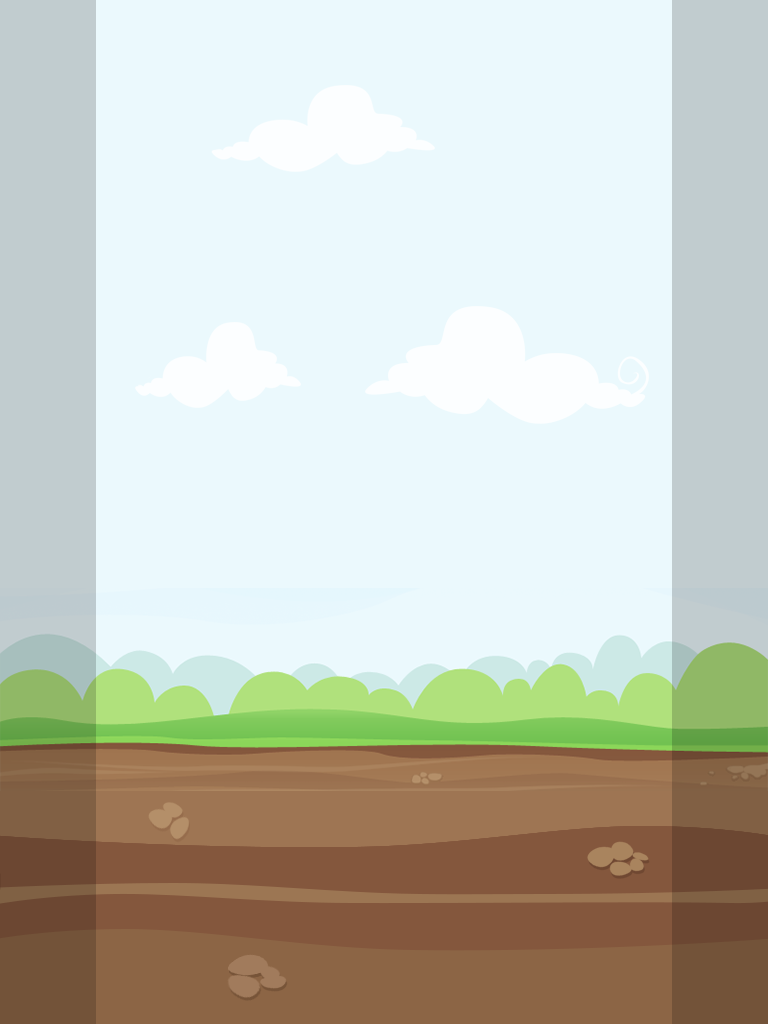
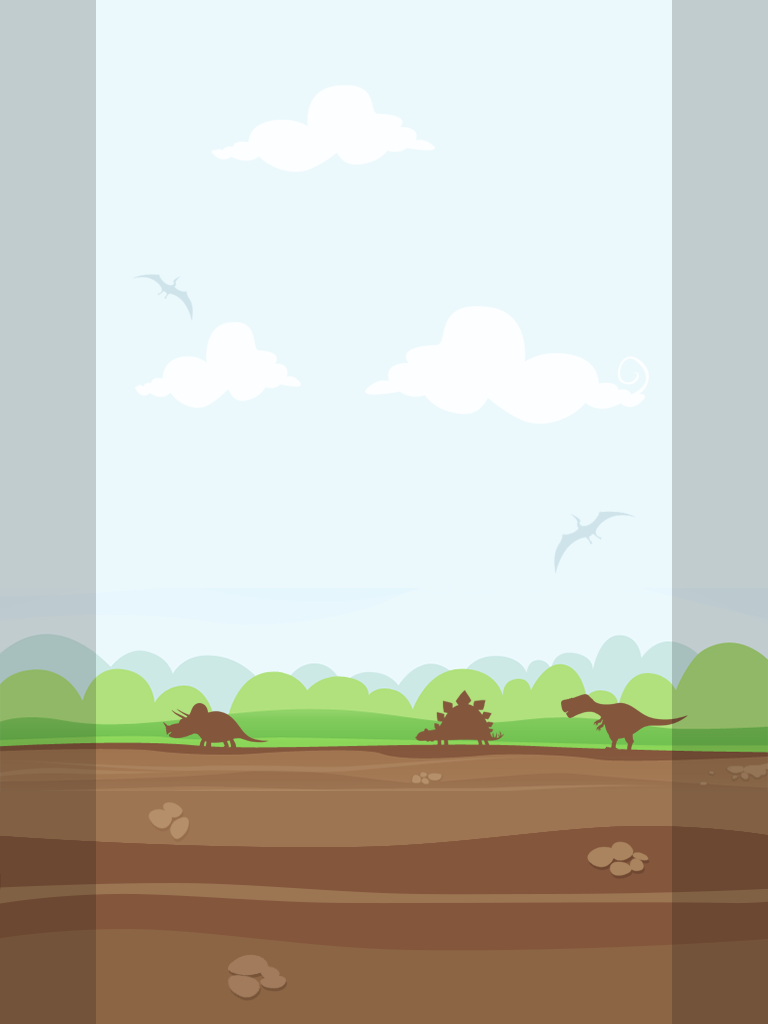
Comparing the layer stacks of the two 768 × 1024 images. Changes:
added layer "dinos" above "birds" over box(163, 690, 688, 751)
added layer "birds" above "ratios guide" over box(132, 274, 635, 574)
